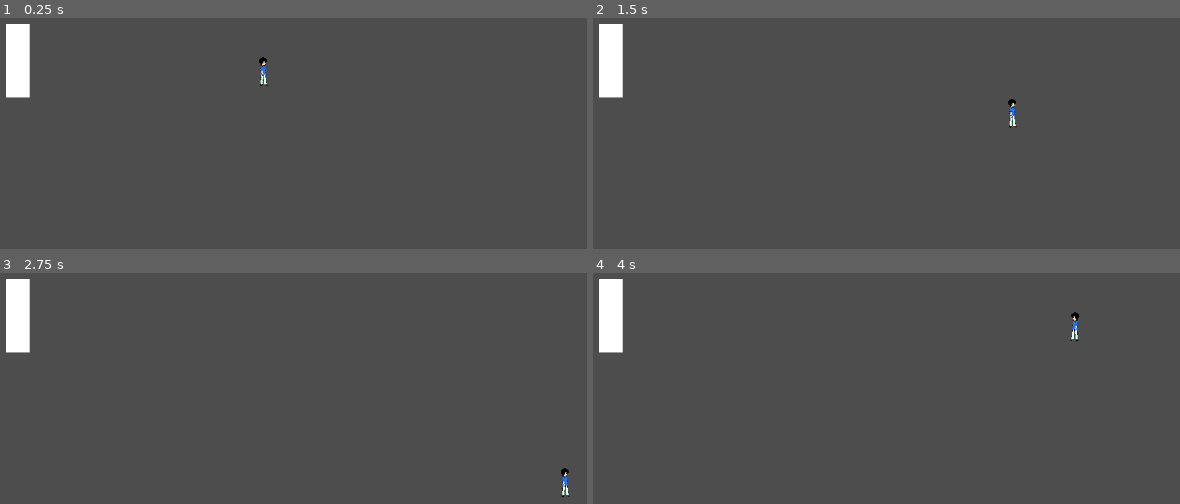
Above: before the commit, frames 1-4 (two rows, left to right).
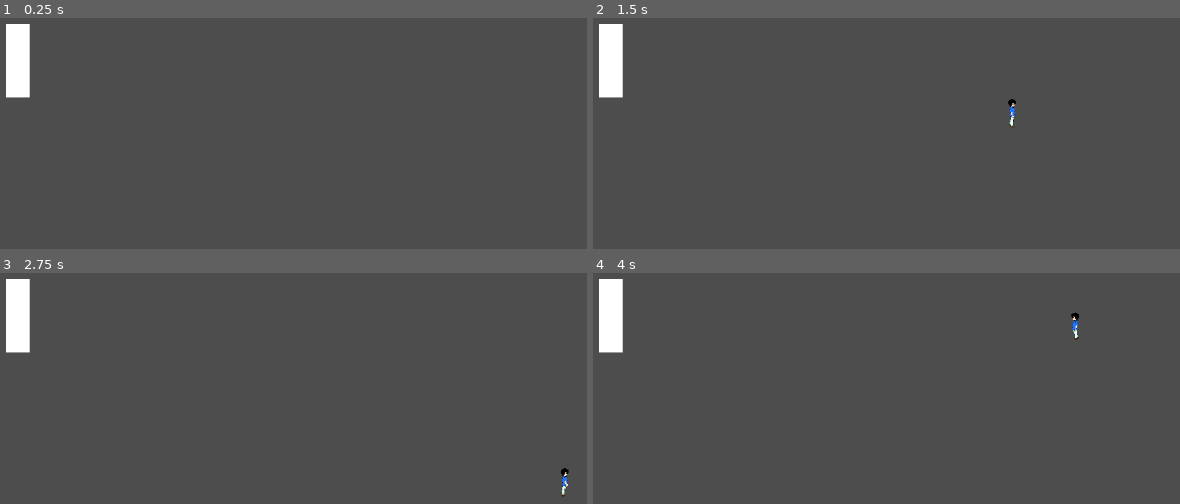
Above: after the commit, the same moments.

Repository: HeHHeyboi/BakChangKhom
Game: Godot game, scene res://Scene/MainGame.tscn
Same seed, same stepped clock (60 frames per second), same inputs: the game is played once before the commit and once after it. The project has no main scene, so this scene is started directly.
Inputs (mouse positions are in pixels of both pictures, inside the frame that each line leads up to):
- Up to frame 1 (0.25 s): no input
- Up to frame 2 (1.5 s): tap Enter at 0.5 s; move the mouse to (1050, 41) at 0.52 s; hold D (right) 0.53-1.28 s; tap E at 0.6, 1.35 s; click (1050, 41) at 0.67 s; move the mouse to (716, 84) at 1.27 s; hold S (down) from 1.28 s (still down)
- Up to frame 3 (2.75 s): move the mouse to (outside the picture) at 2.02 s; release S (down) at 2.03 s; hold D (right) from 2.03 s (still down); tap E at 2.1 s
- Up to frame 4 (4 s): tap Space at 2.75 s; move the mouse to (833, 409) at 2.77 s; release D (right) at 2.78 s; hold W (up) 2.78-3.53 s; tap E at 2.85, 3.6 s; click (833, 409) at 2.92 s; move the mouse to (1115, 386) at 3.52 s; hold A (left) from 3.53 s (still down)

The runs differ from the first frame. In frame 1, 0.1% of the frame differs, in the area x 44-46%, y 16-30%; in frame 2, less than 0.1%; in frame 3, less than 0.1%; in frame 4, less than 0.1%.

Commit message:
Add Player Animation

Diff:
--- a/Scene/Player.tscn
+++ b/Scene/Player.tscn
@@ -1,15 +1,126 @@
-[gd_scene load_steps=4 format=3 uid="uid://bv27tmq83wldi"]
+[gd_scene load_steps=7 format=3 uid="uid://bv27tmq83wldi"]
 
 [ext_resource type="Script" uid="uid://bgcojx67cfifn" path="res://Scripts/player.gd" id="1_6l3be"]
-[ext_resource type="Texture2D" uid="uid://dq5jqn8qpy53p" path="res://Assets/Idle.png" id="2_3eeal"]
+[ext_resource type="Texture2D" uid="uid://f8hat001vjxm" path="res://Assets/SpriteSheets/Walk_Khom.png" id="2_3eeal"]
 
 [sub_resource type="RectangleShape2D" id="RectangleShape2D_6l3be"]
-size = Vector2(36, 76)
+size = Vector2(14, 43)
+
+[sub_resource type="Animation" id="Animation_jvxg0"]
+length = 0.001
+tracks/0/type = "value"
+tracks/0/imported = false
+tracks/0/enabled = true
+tracks/0/path = NodePath(".:texture")
+tracks/0/interp = 1
+tracks/0/loop_wrap = true
+tracks/0/keys = {
+"times": PackedFloat32Array(0),
+"transitions": PackedFloat32Array(1),
+"update": 1,
+"values": [ExtResource("2_3eeal")]
+}
+tracks/1/type = "value"
+tracks/1/imported = false
+tracks/1/enabled = true
+tracks/1/path = NodePath(".:frame")
+tracks/1/interp = 1
+tracks/1/loop_wrap = true
+tracks/1/keys = {
+"times": PackedFloat32Array(0),
+"transitions": PackedFloat32Array(1),
+"update": 1,
+"values": [0]
+}
+tracks/2/type = "value"
+tracks/2/imported = false
+tracks/2/enabled = true
+tracks/2/path = NodePath(".:hframes")
+tracks/2/interp = 1
+tracks/2/loop_wrap = true
+tracks/2/keys = {
+"times": PackedFloat32Array(0),
+"transitions": PackedFloat32Array(1),
+"update": 1,
+"values": [1]
+}
+tracks/3/type = "value"
+tracks/3/imported = false
+tracks/3/enabled = true
+tracks/3/path = NodePath(".:vframes")
+tracks/3/interp = 1
+tracks/3/loop_wrap = true
+tracks/3/keys = {
+"times": PackedFloat32Array(0),
+"transitions": PackedFloat32Array(1),
+"update": 1,
+"values": [7]
+}
+
+[sub_resource type="Animation" id="Animation_mud5u"]
+resource_name = "Walk"
+length = 1.75
+loop_mode = 1
+tracks/0/type = "value"
+tracks/0/imported = false
+tracks/0/enabled = true
+tracks/0/path = NodePath(".:texture")
+tracks/0/interp = 1
+tracks/0/loop_wrap = true
+tracks/0/keys = {
+"times": PackedFloat32Array(0),
+"transitions": PackedFloat32Array(1),
+"update": 1,
+"values": [ExtResource("2_3eeal")]
+}
+tracks/1/type = "value"
+tracks/1/imported = false
+tracks/1/enabled = true
+tracks/1/path = NodePath(".:frame")
+tracks/1/interp = 1
+tracks/1/loop_wrap = true
+tracks/1/keys = {
+"times": PackedFloat32Array(0, 0.25, 0.5, 0.75, 1, 1.25, 1.5),
+"transitions": PackedFloat32Array(1, 1, 1, 1, 1, 1, 1),
+"update": 1,
+"values": [0, 1, 2, 3, 4, 5, 6]
+}
+tracks/2/type = "value"
+tracks/2/imported = false
+tracks/2/enabled = true
+tracks/2/path = NodePath(".:hframes")
+tracks/2/interp = 1
+tracks/2/loop_wrap = true
+tracks/2/keys = {
+"times": PackedFloat32Array(0),
+"transitions": PackedFloat32Array(1),
+"update": 1,
+"values": [1]
+}
+tracks/3/type = "value"
+tracks/3/imported = false
+tracks/3/enabled = true
+tracks/3/path = NodePath(".:vframes")
+tracks/3/interp = 1
+tracks/3/loop_wrap = true
+tracks/3/keys = {
+"times": PackedFloat32Array(0),
+"transitions": PackedFloat32Array(1),
+"update": 1,
+"values": [7]
+}
+
+[sub_resource type="AnimationLibrary" id="AnimationLibrary_fvocf"]
+_data = {
+&"RESET": SubResource("Animation_jvxg0"),
+&"Walk": SubResource("Animation_mud5u")
+}
 
 [node name="Player" type="CharacterBody2D"]
 script = ExtResource("1_6l3be")
 
 [node name="CollisionShape2D" type="CollisionShape2D" parent="."]
+position = Vector2(0, 1.5)
 shape = SubResource("RectangleShape2D_6l3be")
 
 [node name="Idle" type="Sprite2D" parent="."]
@@ -17,6 +128,11 @@
 position = Vector2(4.76837e-07, 3.8147e-06)
 scale = Vector2(0.0833333, 0.0964286)
 texture = ExtResource("2_3eeal")
-hframes = 5
-vframes = 4
-region_rect = Rect2(0, 0, 500, 500)
+vframes = 7
+region_enabled = true
+region_rect = Rect2(0, 0, 500, 3496)
+
+[node name="AnimationPlayer" type="AnimationPlayer" parent="Idle"]
+libraries = {
+&"": SubResource("AnimationLibrary_fvocf")
+}
--- a/Scripts/player.gd
+++ b/Scripts/player.gd
@@ -3,11 +3,18 @@
 const speed = 300
 
 @onready var sprite = $"Idle"
+@onready var anim = $"Idle/AnimationPlayer"
+@onready var idle = preload("res://Assets/SpriteSheets/Idle.png")
 var Dir = Vector2(0, 0)
 var isDialogShow = false
 
 # TODO: เมื่อเข้า Dialog อาจจะต้อง Disable Player Input ทั้งหมด
 # อาจจะต้องใช้ Signal หรือ GameManager
+
+
+func _ready() -> void:
+	sprite.hframes = 5
+	sprite.vframes = 4
 
 
 func _physics_process(_delta: float) -> void:
@@ -24,6 +31,12 @@
 	elif Input.is_action_pressed("right", true):
 		Dir.x += 1
 
+	if Dir != Vector2.ZERO:
+		anim.play("Walk")
+	else:
+		anim.stop()
+		sprite.texture = idle
+
 	if Dir.x < 0:
 		sprite.flip_h = true
 	elif Dir.x > 0:
Renamed: Assets/Idle.png -> Assets/SpriteSheets/Idle.png
Not shown, added: Assets/SpriteSheets/Idle.png.import
Binary file added: Assets/SpriteSheets/Walk_Khom.png
Not shown, added: Assets/SpriteSheets/Walk_Khom.png.import
Binary file added: Assets/TileMap/Tilemap_color1.png
Not shown, added: Assets/TileMap/Tilemap_color1.png.import
Binary file added: Assets/TileMap/Tilemap_color2.png
Not shown, added: Assets/TileMap/Tilemap_color2.png.import
Binary file added: Assets/TileMap/Tilemap_color3.png
Not shown, added: Assets/TileMap/Tilemap_color3.png.import
Binary file added: Assets/TileMap/Walk_Khom.png
Not shown, changed: Assets/TileMap/Walk_Khom.png.import
